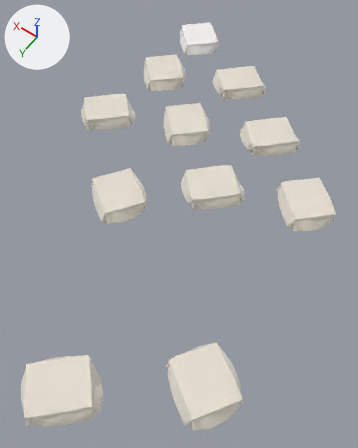
One commit to the glTF model demo/data/mt21c/003.glb: the scene before it, then after it.
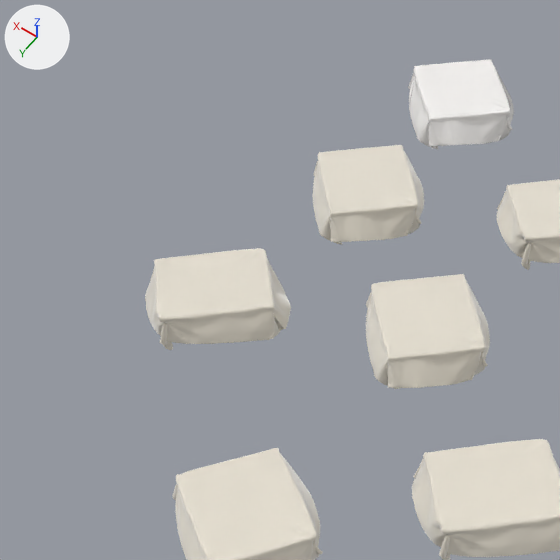
Old and new are each drawn whole from a 50 mm camera at (-6.98, 16.31, 10.02) aimed at (-2.43, 9.94, 0.01) and again close up on the part from 7% to 66% of the width and 0% to 47% of the height. The axes (+X, +Y, +Z) are drawn at upper left. The lights are the same throughout. The older version's two pictures come first. Where no turn or scale is listed for an object, it has been applied to the vertices.

Objects in the first close-up: 'n01167', 'n01170', 'n01179', 'n01182', 'n01185', 'n01191', 'n01194'.
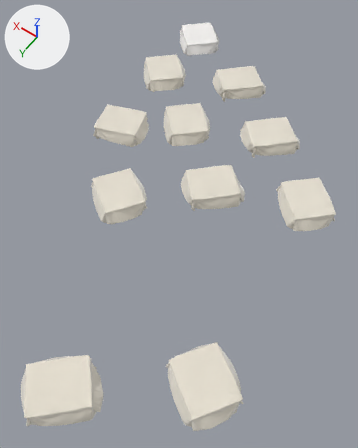
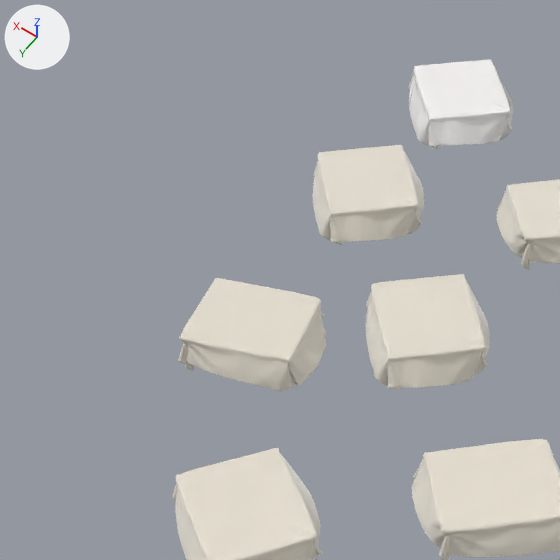
Changed parts and their boxes [x1, y1, x2, y2] in the close-ups (560 x 560 px):
'n01182', moved, turned
    before: [145, 248, 291, 350]
    after: [178, 278, 326, 391]

The edits, one by one:
Object 'n01182' (ob_n01182) moves from (1.33, 8.21, 0.67) to (0.62, 8.42, 0.67).
Object 'n01182' (ob_n01182) turns from (0, 0, 135) to (0, 0, 109) degrees about x, y and z.
